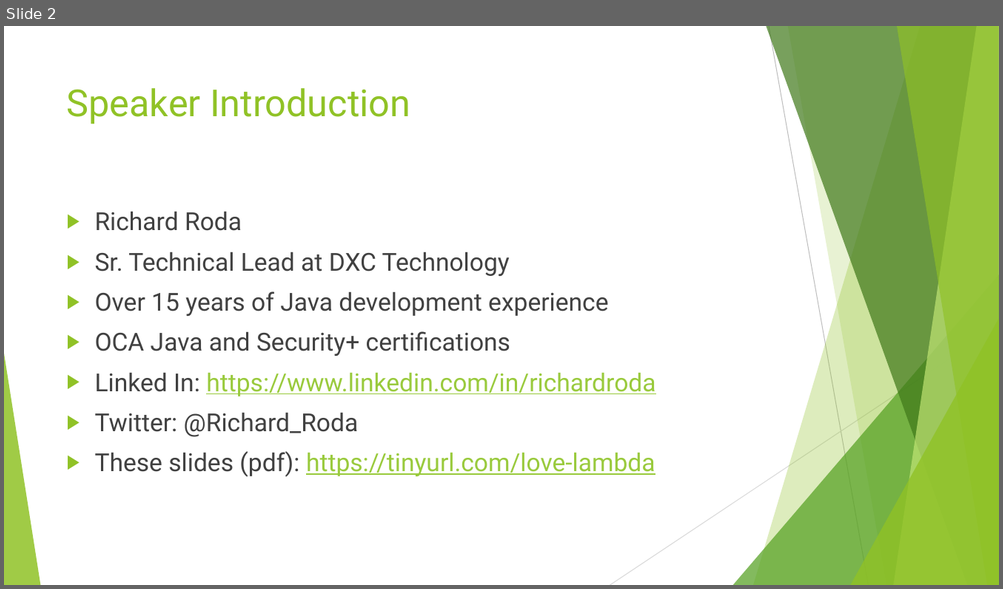
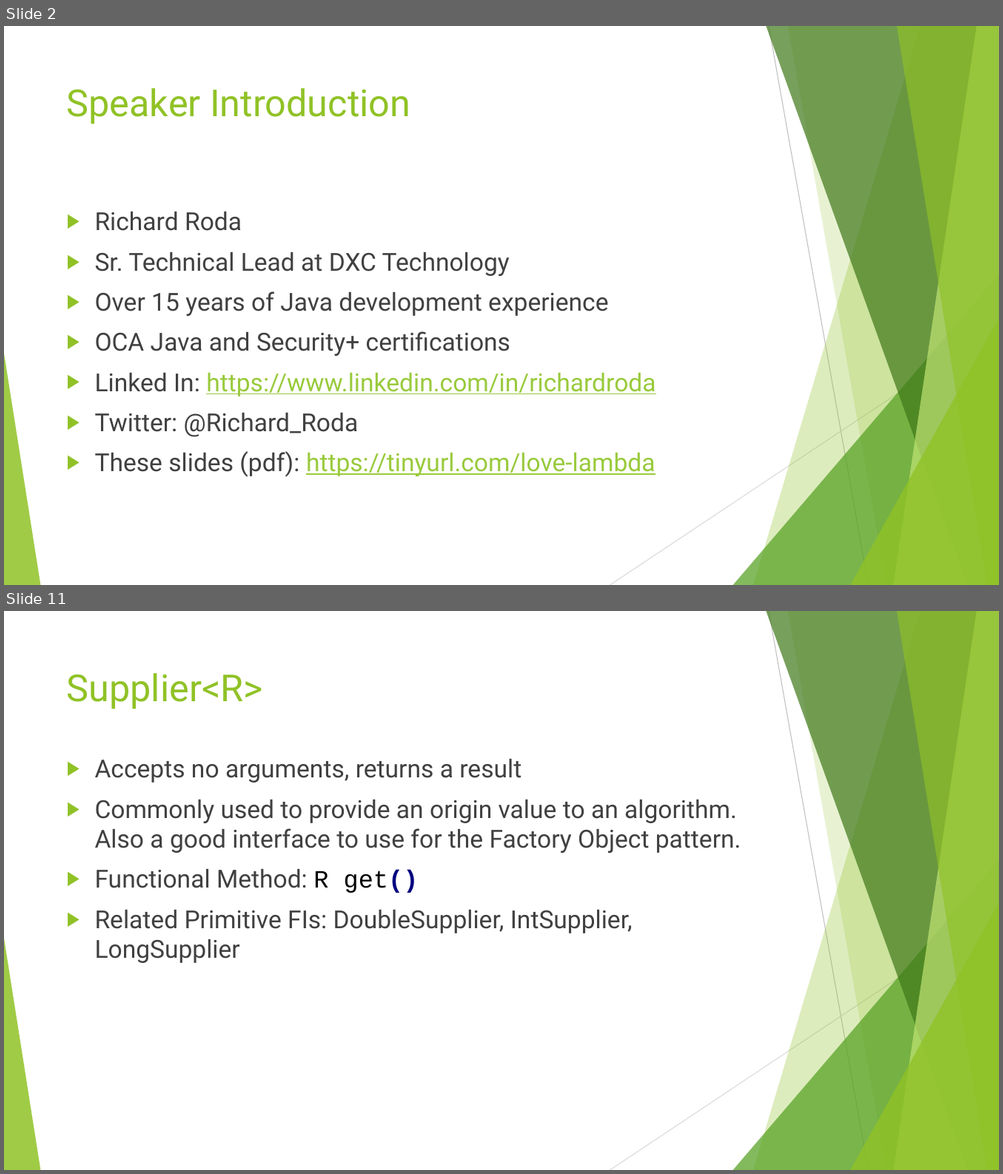
Before and after one commit to RichardRoda/2017-CodePaLOUsa-Lambda, a slide deck: Learning to Love the Lambda in the Stream.pptx. Shown one above the other, each under a label of ours: slide 2 before the commit, slides 2 and 11 after it; the slides between them are not shown. The pictures are 1003x589 and 1003x1174 pixels, drawn with LibreOffice and Linux fonts; fonts in the diff are those of the drawing. Boxes give left, top, right and bottom in pixels: in the first picture for what was removed or moved away, otherwise in the second. Text is boxed around its words. In the diff, an @@ line names an element or a change of style, - is before the commit and + after.

Commit message:
Complete discussion of Functional Interfaces (FIs).  Starting discussion of streams.

```diff
--- a/Learning to Love the Lambda in the Stream.pptx
+++ b/Learning to Love the Lambda in the Stream.pptx
@@ slide 11 added at (4,611,999,1170), background #FFFFFF; not listed: 10 template elements that a slide beside it also shows @@
@@ title added at (67,673,263,709), 36 pt, text #90C226 @@
+Supplier<R>
@@ text added at (95,759,741,963), 24 pt, text #404040 @@
+▶ Accepts no arguments, returns a result
+▶ Commonly used to provide an origin value to an algorithm. Also a good interface to use for the Factory Object pattern.
+▶ Functional Method: R get()
+▶ Related Primitive FIs: DoubleSupplier, IntSupplier, LongSupplier
```
Also in this commit, not shown: 4 slides changed, 7 other slides added, 2 other files.
